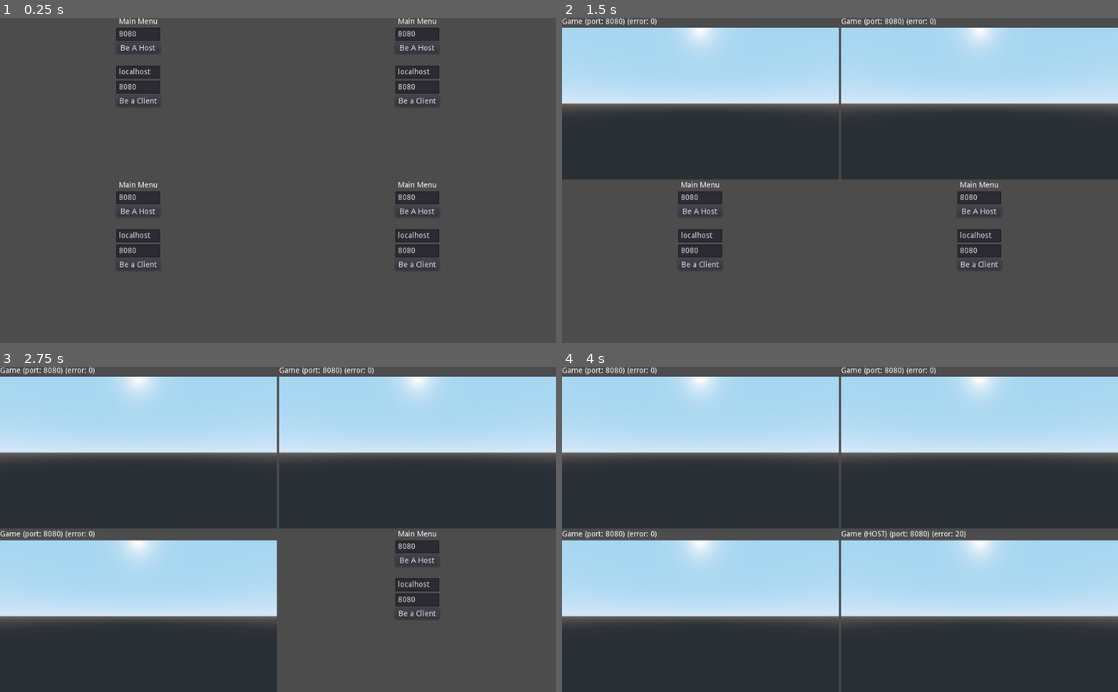
Above: before the commit, frames 1-4 (two rows, left to right).
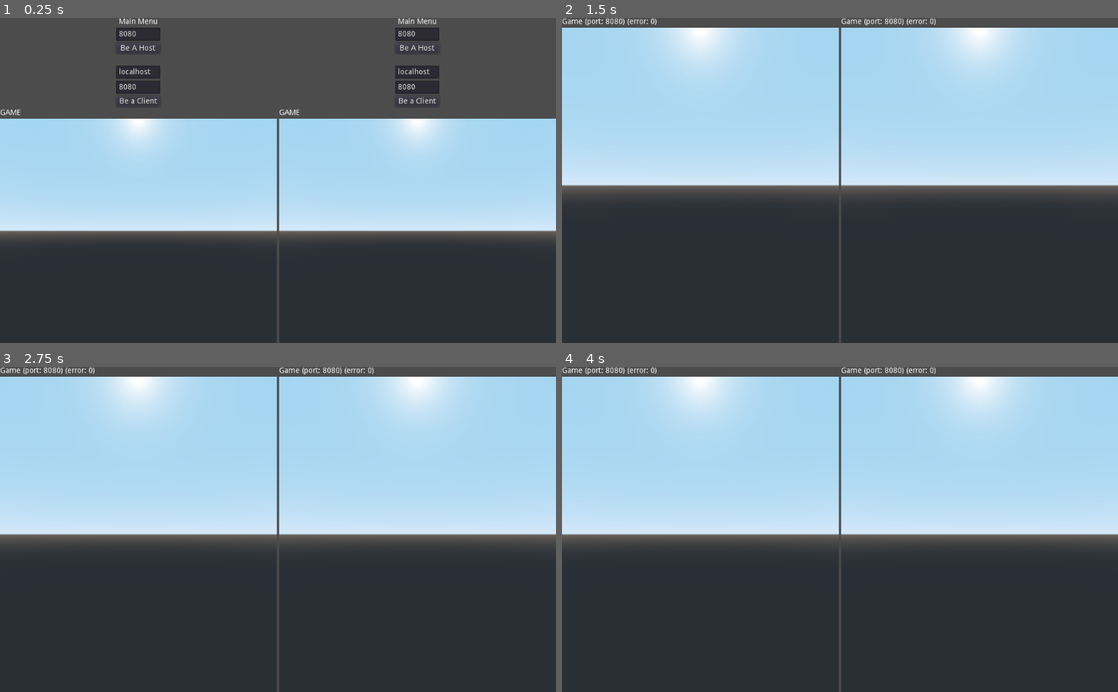
Above: after the commit, the same moments.

Repository: GameAnywhereTechnology/tag
Game: Godot game, scene res://Main.tscn
Same seed, same stepped clock (60 frames per second), same inputs: the game is played once before the commit and once after it.
Inputs (mouse positions are in pixels of both pictures, inside the frame that each line leads up to):
- Up to frame 1 (0.25 s): no input
- Up to frame 2 (1.5 s): click "Be a Client" at 0.5 s; click "Be a Client" at 1.25 s
- Up to frame 3 (2.75 s): click (139, 614) at 2 s, where only the run before the commit has a clickable "Be a Client"
- Up to frame 4 (4 s): click (979, 562) at 2.75 s, where only the run before the commit has a clickable "Be A Host"; tap Enter at 3.5 s

The runs differ from the first frame. In frame 1, 65% of the frame differs, in the area x 0-100%, y 28-100%; in frame 2, 72%, in the area x 0-100%, y 2-100%; in frame 3, 64%; in frame 4, 56%.

Commit message:
Creating multiple worlds in one client.

Diff:
--- a/game/Main.tscn
+++ b/game/Main.tscn
@@ -9,7 +9,7 @@
 __meta__ = {
 "_edit_use_anchors_": false
 }
-numOfPlayers = 4
+numOfPlayers = 2
 
 [node name="GridContainer" type="GridContainer" parent="."]
 anchor_right = 1.0
--- a/game/common/CustomMultiplayerAPI.gd
+++ b/game/common/CustomMultiplayerAPI.gd
@@ -10,7 +10,7 @@
 ### This node will apply a custom Multliplayer API instance (or RPC manager
 ### if you like) to all its childern, and manage them as INDEPENDENT branches
 ### in regards to RPCs/RSETs purpose
-extends Node
+extends Viewport
 
 var numOfPlayers = 0;
 var soonToBeParent;
@@ -131,7 +131,7 @@
 	var levels : Dictionary = $Common.fnGetLevels();
 	var randLevel = randi() % levels.size();
 	var levelKey = 'LEVEL_' + str(randLevel);
-
+#
 	if ($Lobby.has_method("preconfigureGame")):
 		if (levels.has(levelKey)):
 			var levelPath = levels[levelKey];
--- a/game/common/CustomMultiplayerAPI.tscn
+++ b/game/common/CustomMultiplayerAPI.tscn
@@ -1,10 +1,21 @@
-[gd_scene load_steps=4 format=2]
+[gd_scene load_steps=7 format=2]
 
 [ext_resource path="res://common/CustomMultiplayerAPI.gd" type="Script" id=1]
 [ext_resource path="res://common/Common.tscn" type="PackedScene" id=2]
 [ext_resource path="res://common/Lobby.tscn" type="PackedScene" id=3]
 
-[node name="CustomMultiplayerAPI" type="Node"]
+[sub_resource type="ProceduralSky" id=1]
+
+[sub_resource type="Environment" id=2]
+background_mode = 2
+background_sky = SubResource( 1 )
+
+[sub_resource type="World" id=3]
+environment = SubResource( 2 )
+
+[node name="CustomMultiplayerAPI" type="Viewport"]
+own_world = true
+world = SubResource( 3 )
 script = ExtResource( 1 )
 
 [node name="Common" parent="." instance=ExtResource( 2 )]
--- a/game/common/DevClient.gd
+++ b/game/common/DevClient.gd
@@ -20,7 +20,7 @@
 
 func _onSignalWorldCreated(_worldLevel : Spatial):
 	print("World created");
-#	$DevClientDisplay/VBoxContainer/Game/ViewportContainer/Viewport.add_child(worldLevel);
+	$DevClientDisplay/VBoxContainer/Game/ViewportContainer/Viewport.add_child(_worldLevel);
 	return;
 
 
--- a/game/common/DevClient.tscn
+++ b/game/common/DevClient.tscn
@@ -1,6 +1,15 @@
-[gd_scene load_steps=2 format=2]
+[gd_scene load_steps=5 format=2]
 
 [ext_resource path="res://common/DevClient.gd" type="Script" id=1]
+
+[sub_resource type="ProceduralSky" id=1]
+
+[sub_resource type="Environment" id=2]
+background_mode = 2
+background_sky = SubResource( 1 )
+
+[sub_resource type="World" id=3]
+environment = SubResource( 2 )
 
 [node name="DevClient" type="Control"]
 anchor_right = 1.0
@@ -87,7 +96,6 @@
 text = "Be a Client"
 
 [node name="Game" type="VBoxContainer" parent="DevClientDisplay/VBoxContainer"]
-visible = false
 margin_top = 168.0
 margin_right = 1024.0
 margin_bottom = 600.0
@@ -110,8 +118,10 @@
 [node name="Viewport" type="Viewport" parent="DevClientDisplay/VBoxContainer/Game/ViewportContainer"]
 size = Vector2( 480, 640 )
 size_override_stretch = true
+own_world = true
+world = SubResource( 3 )
 handle_input_locally = false
-render_target_update_mode = 0
+render_target_update_mode = 3
 
 [node name="Camera" type="Camera" parent="DevClientDisplay/VBoxContainer/Game/ViewportContainer/Viewport"]
 transform = Transform( 1, 0, 0, 0, 1, 0, 0, 0, 1, 0, 0.425936, 2.37091 )
--- a/game/common/Lobby.gd
+++ b/game/common/Lobby.gd
@@ -52,7 +52,8 @@
 
 
 func fnGetSelfInfo():
-	return myInfo if ((self.canAlsoBeClient == true) && self.multiplayer.get_network_unique_id() == 1) else null;
+	var selfID = self.multiplayer.get_network_unique_id();
+	return myInfo if (((self.canAlsoBeClient == true) && (selfID == 1)) || (selfID != 1)) else null;
 
 remote func fnRegisterPlayer (paramInfo):
 	if (self.maxNumOfPlayers > 1) && (self.playerInfo.size() == (self.maxNumOfPlayers - 1)):
@@ -90,18 +91,20 @@
 
 
 func preconfigureGame(levelInst):
-	get_tree().paused = true;
+#	get_tree().paused = true;
 
-	self.add_child(levelInst);
 	levelInst.name = "World";
 
 	self.emit_signal("signal_worldAdded", levelInst);
+
+	if (levelInst.get_parent() == null):
+		self.add_child(levelInst);
 
 	if (levelInst.has_method("preconfigureGame")):
 		var selfInfo = self.fnGetSelfInfo();
 		levelInst.preconfigureGame(self.playerInfo, selfInfo);
 
-	levelInst.connect("signal_done_preconfiguring", self, "_on_signal_done_preconfiguring");
+	levelInst.connect("signal_done_preconfiguring", self, "_on_signal_preconfigure_done");
 	return;
 
 
--- a/game/levels/Level0.gd
+++ b/game/levels/Level0.gd
@@ -12,7 +12,7 @@
 	pass # Replace with function body.
 
 
-func preconfigureGame(paramPlayerInfo, paramSelfInfo):
+func preconfigureGame(paramPlayerInfo : Dictionary, paramSelfInfo):
 	# load players and such.
 	# Load my player
 	if (paramSelfInfo != null):
@@ -21,6 +21,9 @@
 		my_player.set_name(str(paramSelfInfo.id));
 		my_player.set_network_master(paramSelfInfo.id) # if you want server to be in control set_network_master(1); else it's similar to p2p
 		self.add_child(my_player)
+	else:
+		print("Missing Self Info");
+		print(paramPlayerInfo.keys())
 
 	# Load other players
 	for pID in paramPlayerInfo:
--- a/game/levels/Level0.tscn
+++ b/game/levels/Level0.tscn
@@ -12,6 +12,7 @@
 script = ExtResource( 1 )
 
 [node name="RigidBody" type="RigidBody" parent="."]
+transform = Transform( 8.06154, 0, 0, 0, 1, 0, 0, 0, 6.9078, 0, 0, 0 )
 mode = 1
 
 [node name="CollisionShape" type="CollisionShape" parent="RigidBody"]
@@ -24,3 +25,63 @@
 transform = Transform( 1, 0, 0, 0, 1, 0, 0, 0, 1, 0, -1.00344, 0 )
 mesh = SubResource( 2 )
 material = SubResource( 3 )
+
+[node name="RigidBody2" type="RigidBody" parent="."]
+transform = Transform( 1, 0, 0, 0, 1, 0, 0, 0, 6.908, 7.021, 2.00511, 0 )
+mode = 1
+
+[node name="CollisionShape" type="CollisionShape" parent="RigidBody2"]
+transform = Transform( 1, 0, 0, 0, 1, 0, 0, 0, 1, 0, -1.00344, 0 )
+shape = SubResource( 1 )
+
+[node name="meshRoot" type="Spatial" parent="RigidBody2"]
+
+[node name="CSGMesh" type="CSGMesh" parent="RigidBody2/meshRoot"]
+transform = Transform( 1, 0, 0, 0, 1, 0, 0, 0, 1, 0, -1.00344, 0 )
+mesh = SubResource( 2 )
+material = SubResource( 3 )
+
+[node name="RigidBody3" type="RigidBody" parent="."]
+transform = Transform( 1, 0, 0, 0, 1, 0, 0, 0, 6.908, -6.94005, 2.00511, 0 )
+mode = 1
+
+[node name="CollisionShape" type="CollisionShape" parent="RigidBody3"]
+transform = Transform( 1, 0, 0, 0, 1, 0, 0, 0, 1, 0, -1.00344, 0 )
+shape = SubResource( 1 )
+
+[node name="meshRoot" type="Spatial" parent="RigidBody3"]
+
+[node name="CSGMesh" type="CSGMesh" parent="RigidBody3/meshRoot"]
+transform = Transform( 1, 0, 0, 0, 1, 0, 0, 0, 1, 0, -1.00344, 0 )
+mesh = SubResource( 2 )
+material = SubResource( 3 )
+
+[node name="RigidBody4" type="RigidBody" parent="."]
+transform = Transform( 6.908, 0, 0, 0, 1, 0, 0, 0, 1, 0.0295835, 2.00511, 6.05379 )
+mode = 1
+
+[node name="CollisionShape" type="CollisionShape" parent="RigidBody4"]
+transform = Transform( 1, 0, 0, 0, 1, 0, 0, 0, 1, 0, -1.00344, 0 )
+shape = SubResource( 1 )
+
+[node name="meshRoot" type="Spatial" parent="RigidBody4"]
+
+[node name="CSGMesh" type="CSGMesh" parent="RigidBody4/meshRoot"]
+transform = Transform( 1, 0, 0, 0, 1, 0, 0, 0, 1, 0, -1.00344, 0 )
+mesh = SubResource( 2 )
+material = SubResource( 3 )
+
+[node name="RigidBody5" type="RigidBody" parent="."]
+transform = Transform( 6.908, 0, 0, 0, 1, 0, 0, 0, 1, 0.0295835, 2.00511, -5.88733 )
+mode = 1
+
+[node name="CollisionShape" type="CollisionShape" parent="RigidBody5"]
+transform = Transform( 1, 0, 0, 0, 1, 0, 0, 0, 1, 0, -1.00344, 0 )
+shape = SubResource( 1 )
+
+[node name="meshRoot" type="Spatial" parent="RigidBody5"]
+
+[node name="CSGMesh" type="CSGMesh" parent="RigidBody5/meshRoot"]
+transform = Transform( 1, 0, 0, 0, 1, 0, 0, 0, 1, 0, -1.00344, 0 )
+mesh = SubResource( 2 )
+material = SubResource( 3 )
